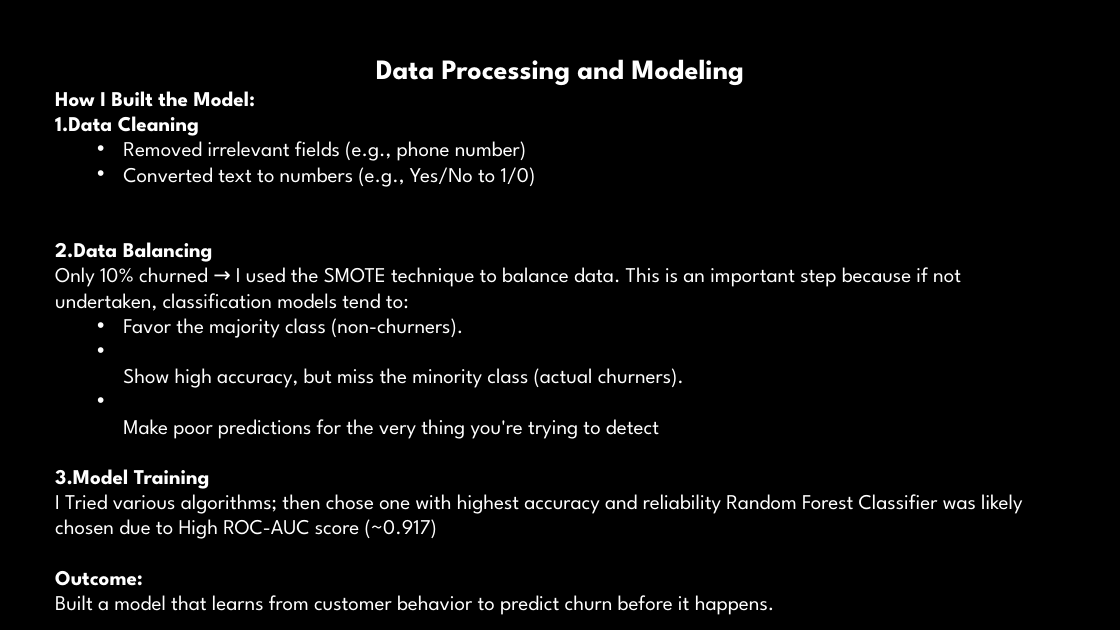
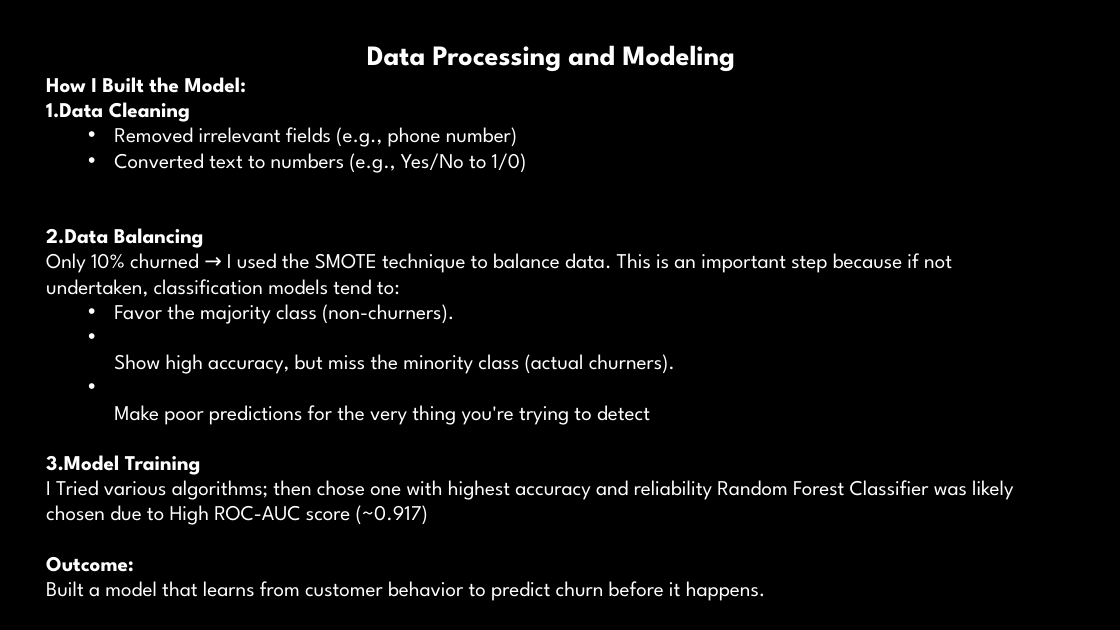
Before and after one commit to Kelvin-Shilisia/syriatel-churn-classifier, a slide deck: slide 4 of Churn Prediction in Telecom.pptx. Drawn at 1120x630 pixels with LibreOffice and Linux fonts; fonts in the diff are those of the drawing; background and template pictures are left out. Boxes give left, top, right and bottom in pixels: in the first picture for what was removed or moved away, otherwise in the second. Text is boxed around its words. In the diff, an @@ line names an element or a change of style, - is before the commit and + after.

Commit message:
updates on pptx

```diff
--- a/Churn Prediction in Telecom.pptx
+++ b/Churn Prediction in Telecom.pptx
@@ text "Data Processing and Modeling": place and size @@
-text "Data Processing and Modeling" at box(55, 59, 1023, 615)
+text "Data Processing and Modeling" at box(46, 45, 1014, 601)
```
